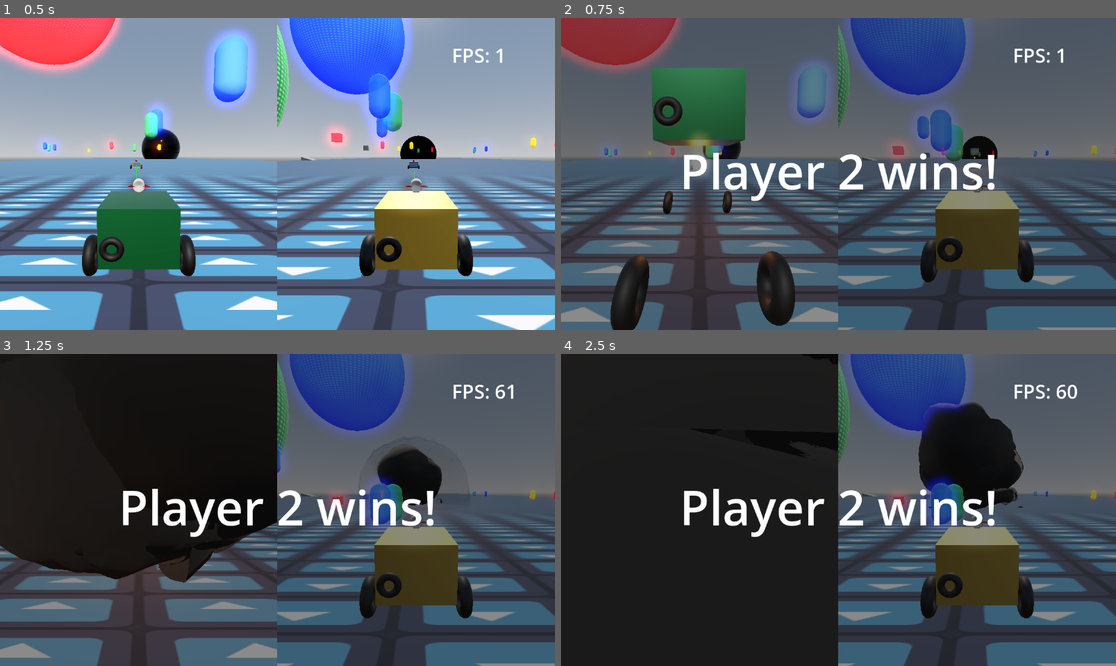
Above: before the commit, frames 1-4 (two rows, left to right).
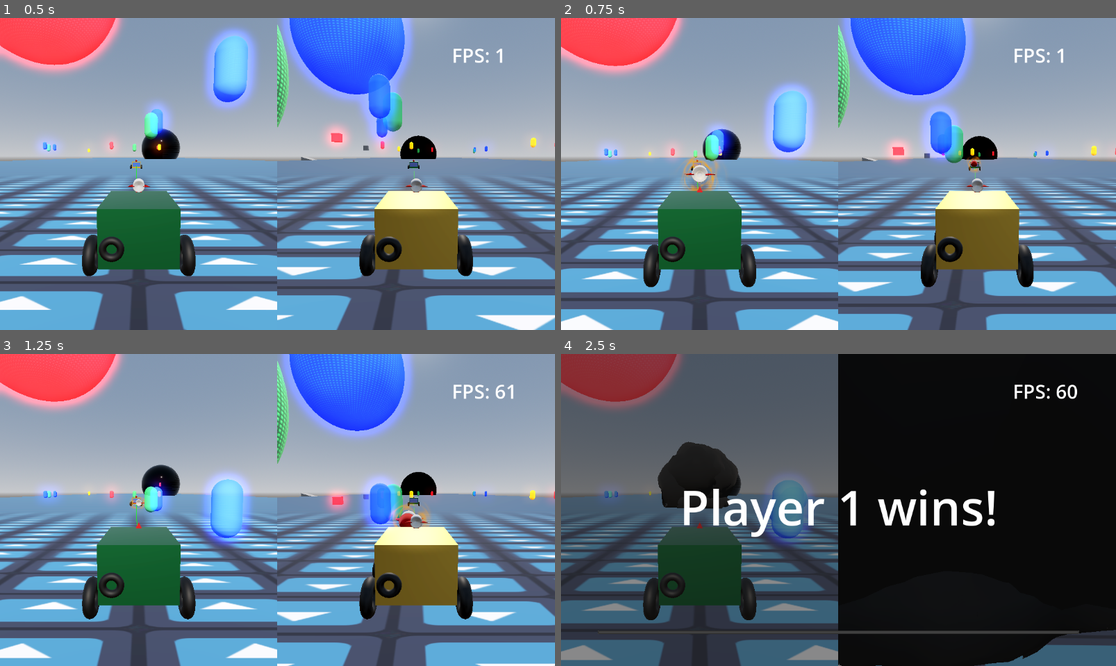
Above: after the commit, the same moments.

Repository: JojSh/MoonBuggy
Game: Godot game, scene res://test_flat_world.tscn
Same seed, same stepped clock (60 frames per second), same inputs: the game is played once before the commit and once after it. The engine's default icon, where the game draws it, is replaced by a stand-in: a white triangle on a blue panel in a dark square.
Inputs (mouse positions are in pixels of both pictures, inside the frame that each line leads up to):
- Up to frame 1 (0.5 s): no input
- Up to frame 2 (0.75 s): tap Enter (ui_accept) at 0.5 s; move the mouse to (960, 158) at 0.52 s; hold Right (ui_right) from 0.53 s (still down); hold F from 0.53 s (still down); click (960, 158) at 0.67 s
- Up to frame 3 (1.25 s): keep holding Right (ui_right); keep holding F; tap Enter (ui_accept) at 0.77 s
- Up to frame 4 (2.5 s): release Right (ui_right) at 1.25 s; release F at 1.25 s; click (838, 628) at 1.27 s; click (838, 628) at 2 s

Frame 1 is identical in both runs. In frame 2, 93% of the frame differs, in the area x 0-100%, y 0-100%; in frame 3, 98%; in frame 4, 87%.

Commit message:
Increase rocket launch power

Diff:
--- a/RocketLauncher.gd
+++ b/RocketLauncher.gd
@@ -1,6 +1,7 @@
 extends Node3D
 const RocketProjectile = preload("res://rocket_projectile.tscn")
 var can_fire: bool = true
+@export var launch_power := 200
 
 func fire_rocket():
 	if !can_fire: return
@@ -26,7 +27,7 @@
 	tween.parallel().tween_property(collision_shape, "scale", collision_initial_scale * 2.5, 0.2)
 
 	# Calculate launch force in the rocket's forward direction
-	var launch_impulse = -rocket_projectile_inner.global_transform.basis.x * 100
+	var launch_impulse = -rocket_projectile_inner.global_transform.basis.x * launch_power
 	rocket_projectile_inner.apply_central_impulse(launch_impulse)
 
 	can_fire = false
